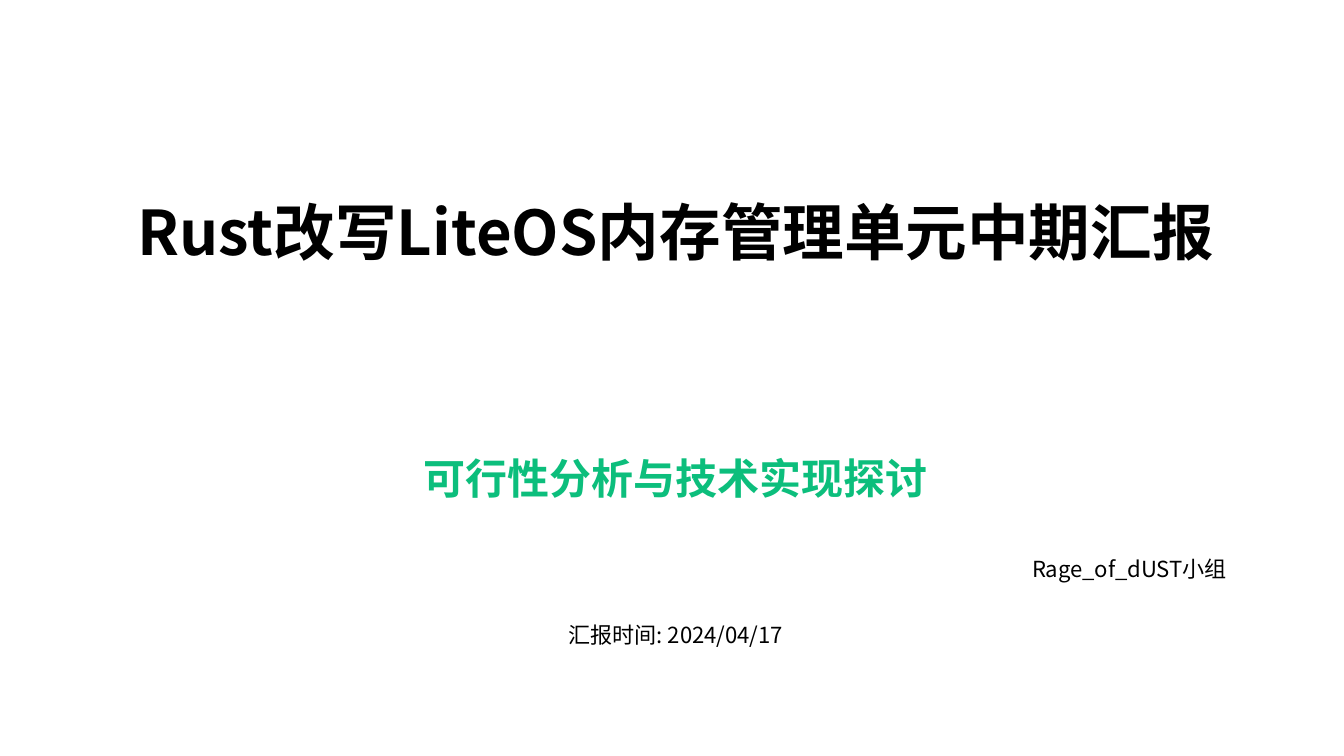
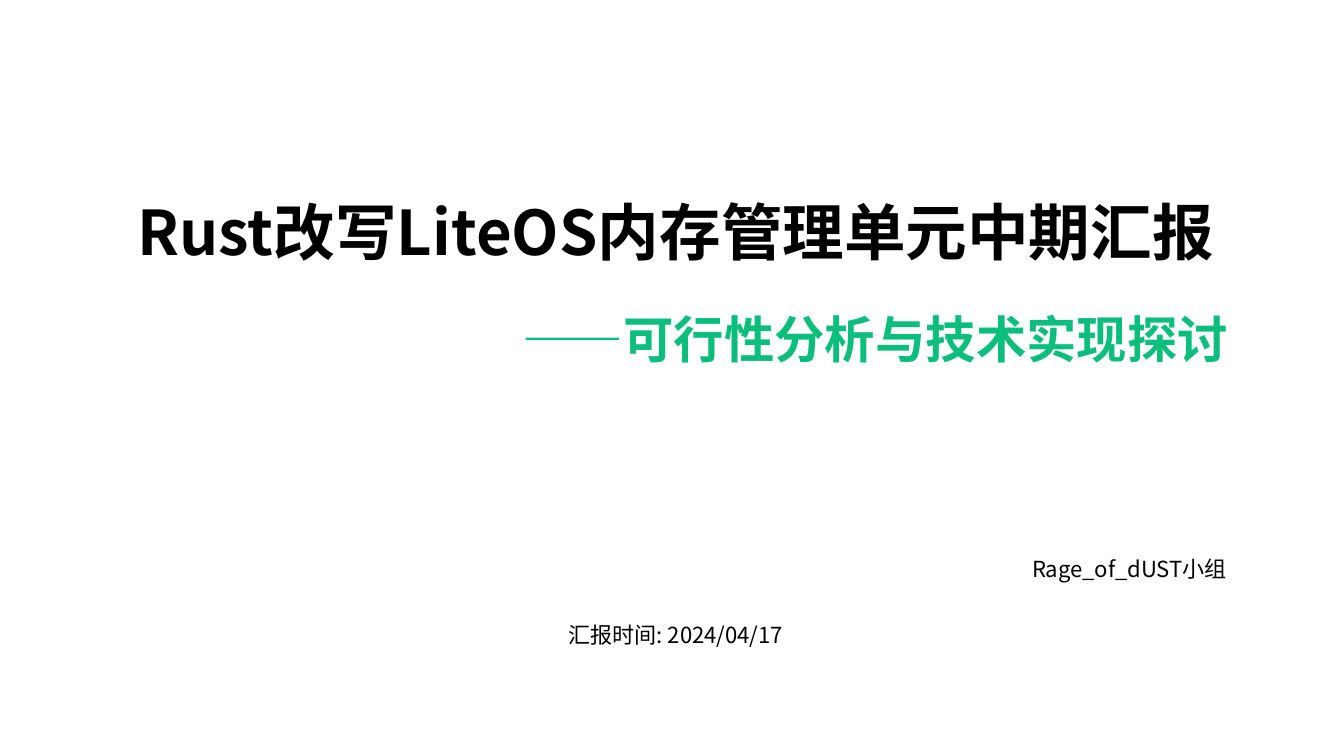
Before and after one commit to OSH-2024/Rage_of_dUST, a slide deck: slide 1 of docs/mid_term/Rage_of_dUST_midterm_report.pptx. Drawn at 1344x756 pixels with LibreOffice and Linux fonts; fonts in the diff are those of the drawing; background and template pictures are left out. Boxes give left, top, right and bottom in pixels: in the first picture for what was removed or moved away, otherwise in the second. Text is boxed around its words. In the diff, an @@ line names an element or a change of style, - is before the commit and + after.

```diff
--- a/docs/mid_term/Rage_of_dUST_midterm_report.pptx
+++ b/docs/mid_term/Rage_of_dUST_midterm_report.pptx
@@ text at [522,314,1228,363]: text changed; size 30 to 36 pt @@
-可行性分析与技术实现探讨
+——可行性分析与技术实现探讨
```
Also in this commit, not shown: 8 other slides changed, 5 slides added, 5 slides removed, 10 other files.
